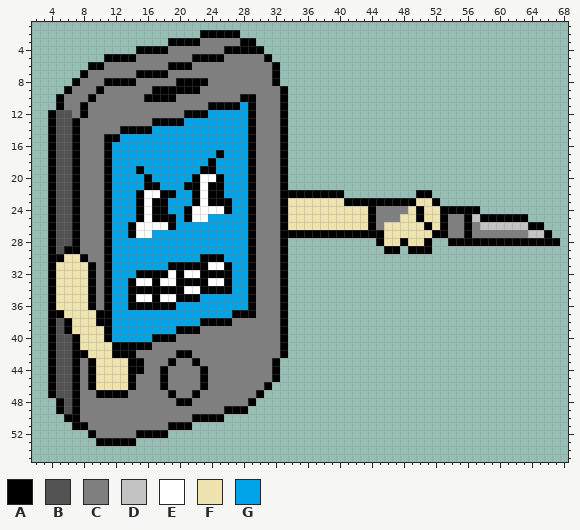
Sprite sheet: sprites/Smart_Phone_Knife_1.png. The picture above is the old version.
The file is 96x64 pixels. Shown: x 2..68, y 1..55.
Palette (. is transparent): A #000000  B #535353  C #7f7f7f  D #c3c3c3  E #ffffff  F #efe4b0  G #00a2e8
Pixels before (only the part around the change), first column x 32:
 1 .....................................
 2 .....................................
 3 .....................................
 4 .....................................
 5 .....................................
 6 A....................................
 7 A....................................
 8 A....................................
 9 CA...................................
10 CA...................................
11 CA...................................
12 CA...................................
13 CA...................................
14 CA...................................
15 CA...................................
16 CA...................................
17 CA...................................
18 CA...................................
19 CA...................................
20 CA...................................
21 CA...................................
22 CAAAAAAAA.........AA.................
23 CAFFFFFFFAAAAAAAAAFFA................
24 CAFFFFFFFFFFACCCCFAFFAAAAA...........
25 CAFFFFFFFFFFACCCFFAFFACCADAAAAAA.....
26 CAFFFFFFFFFFACFFFFFAFACCACDDDDDDAA...
27 CAAAAAAAAAAAAAFFFFFFAACCACCCCCCCDDA..
28 CA...........AFFAFFA..AAAAAAAAAAAAAA.
29 CA............AA.AAA.................
30 CA...................................
31 CA...................................
32 CA...................................
33 CA...................................
After:
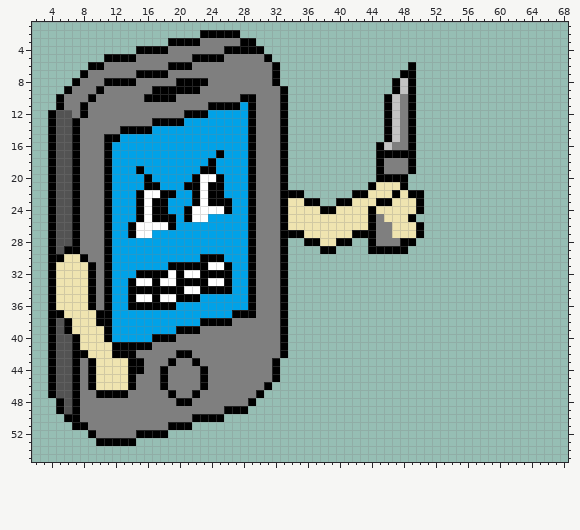
Diff:
There is now colour A in row 6 at x 49; in row 7 at x 48 to 49; in rows 8 to 9 at x 47 and 49; in rows 10 to 15 at x 46 and 49; in row 16 at x 45 and 49; in row 17 at x 45 to 49.
There is now colour A in rows 18 to 19 at x 45 and 49; in row 20 at x 45 to 48; in row 21 at x 44 and 48; in row 22 at x 42 to 43, 47 and 49; in row 28 at x 36 to 37, 40 to 41 and 44; in row 29 at x 38 to 39, 44 to 45 and 48.
The edit turns colour F into colour A in row 23 at x 36 to 37, 40 and 50; in row 24 at x 38 to 39; in row 25 at x 49; in rows 26 to 27 at x 50; in row 28 at x 49.
There is now colour C in rows 10 to 15 at x 48; in row 16 at x 47 to 48; in rows 18 to 19 at x 46 to 48.
The edit turns colour A into colour C in rows 27 to 28 at x 45.
The edit turns colour F into colour C in rows 26 to 27 at x 46; in row 28 at x 46 to 47.
There is now colour D in rows 8 to 9 at x 48; in rows 10 to 15 at x 47; in row 16 at x 46.
There is now colour F in row 21 at x 45 to 47; in row 22 at x 44 to 46 and 48; in row 28 at x 38 to 39.
The edit turns colour A into colour F in row 23 at x 42 to 44 and 47 to 49; in row 27 at x 36 to 41.
The edit turns colour C into colour F in row 24 at x 45 to 48; in row 25 at x 46 to 47.
Colour A is removed in row 22 at x 36 to 40 and 51; in row 23 at x 52; in row 24 at x 53 to 57; in row 25 at x 50, 53, 56 and 58 to 63; in row 26 at x 51, 53, 56 and 64 to 65; in row 27 at x 52 to 53, 56 and 66.
Colour A is removed in row 28 at x 51 and 54 to 67; in row 29 at x 49 to 51.
Colour C is removed in row 25 at x 54 to 55; in row 26 at x 54 to 55 and 57; in row 27 at x 54 to 55 and 57 to 63.
Colour D is removed in row 25 at x 57; in row 26 at x 58 to 63; in row 27 at x 64 to 65.
Colour F is removed in row 23 at x 38 to 39 and 51; in rows 24 to 25 at x 51 to 52; in row 26 at x 52; in row 27 at x 51; in row 28 at x 50.
